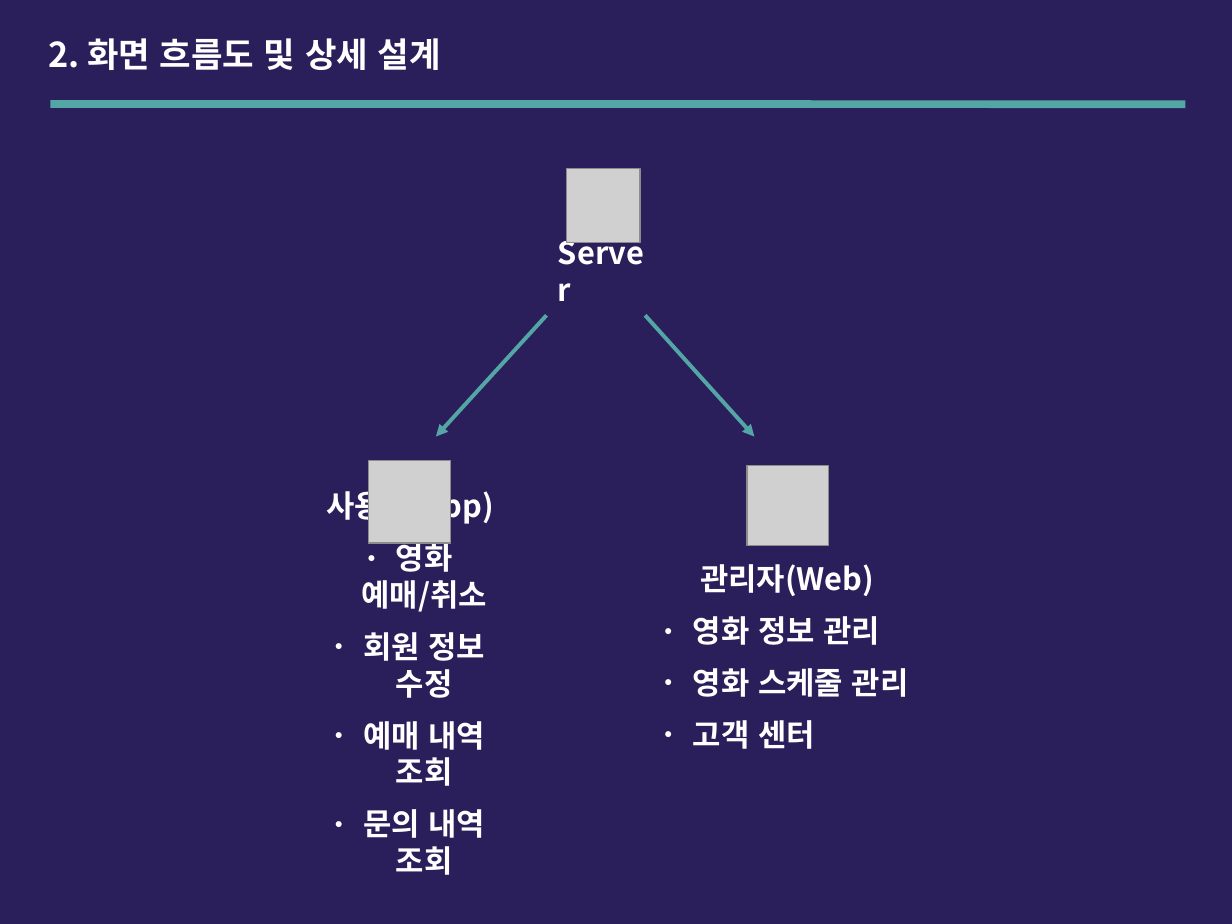
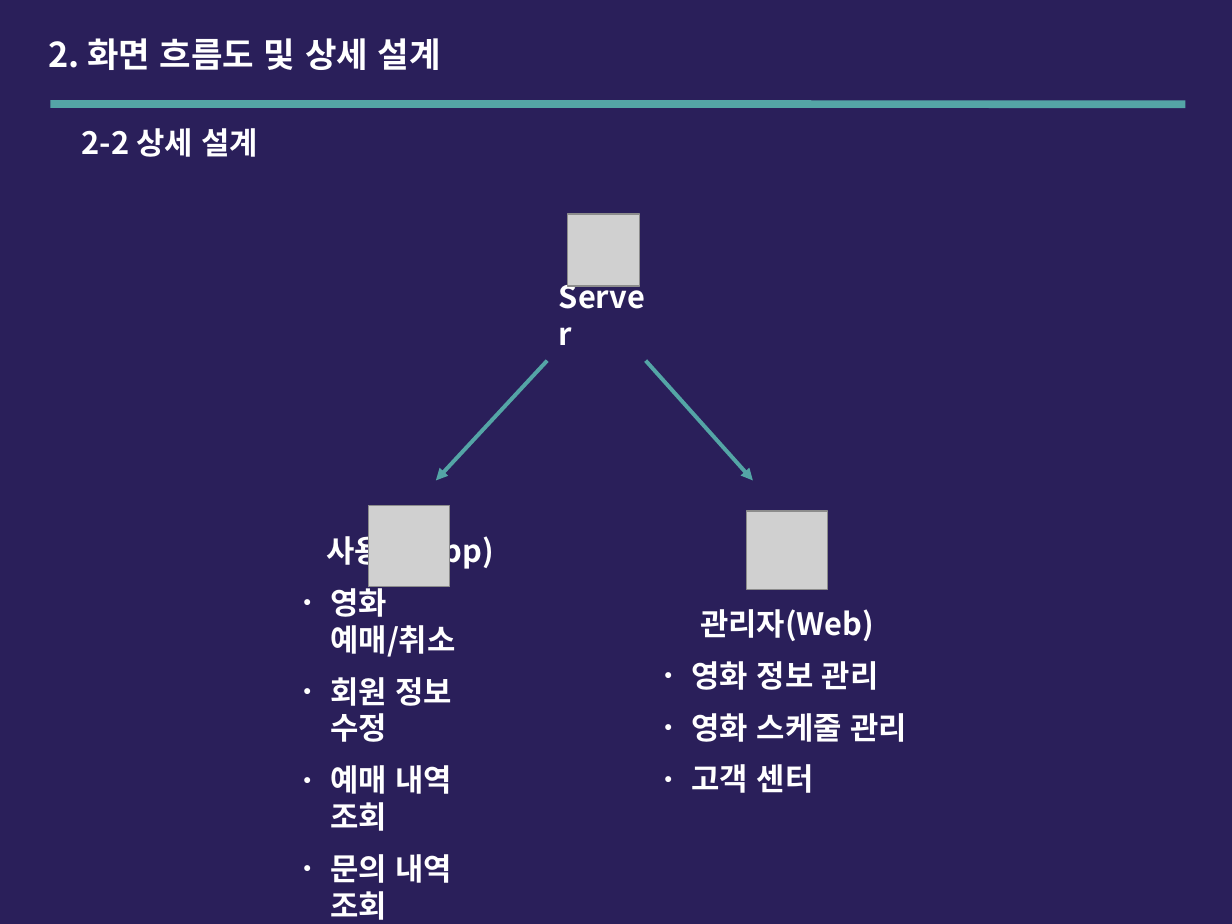
Before and after one commit to BoGwang/Project, a slide deck: slide 6 of document/[영화 예매 사이트] 제안서.ppt (slide 4 before the commit). Drawn at 1232x924 pixels with LibreOffice and Linux fonts; fonts in the diff are those of the drawing; grey boxes stand for pictures. Boxes give left, top, right and bottom in pixels: in the first picture for what was removed or moved away, otherwise in the second. Text is boxed around its words. In the diff, an @@ line names an element or a change of style, - is before the commit and + after.

Commit message:
목요일 피드백 후 2차 제안서 수정 - 프로젝트명 - 표지 팀원, 작성일 추가 - 화면 흐름도 추가 - 사용 기술 수정 후 추가 - 차별점

```diff
--- a/document/[영화 예매 사이트] 제안서.ppt
+++ b/document/[영화 예매 사이트] 제안서.ppt
@@ text added at (x1=82, y1=128, x2=259, y2=157), 18 pt, text #FFFFFF, bold @@
+2-2 상세 설계
@@ text "Server" rewrapped from (x1=546, y1=225, x2=659, y2=315) to (x1=547, y1=271, x2=669, y2=360) @@
@@ 3 pictures, 2 texts, 2 arrows moved together from (x1=326, y1=169, x2=909, y2=875) to (x1=326, y1=214, x2=907, y2=920) @@
@@ text "사용자(App)" at (x1=326, y1=531, x2=494, y2=920): indent changed; alignment centre to left @@
@@ text "관리자(Web)" at (x1=691, y1=609, x2=907, y2=793): indent changed @@
```
Also in this commit, not shown: 5 other slides changed, 2 slides added, 1 other file.
